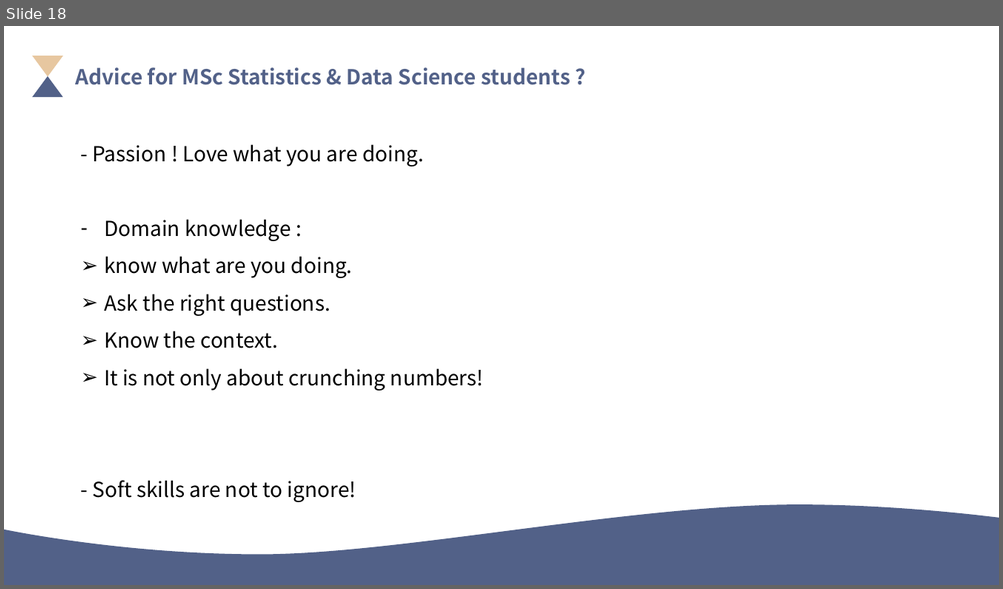
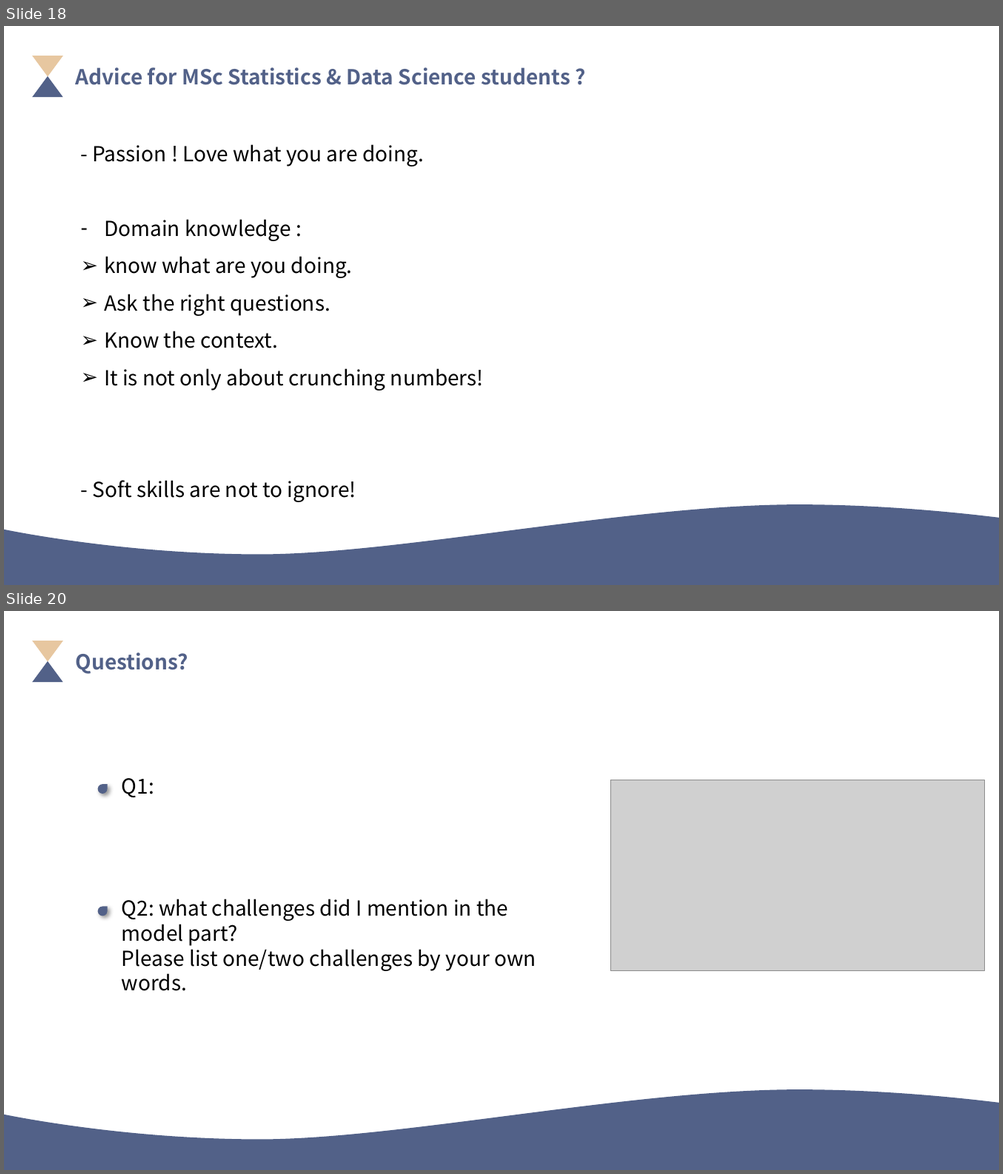
Before and after one commit to xanalee/lu_learning_materials, a slide deck: Statistics and Data Science in Practice/Work&Model&Academia.pptx. Shown one above the other, each under a label of ours: slide 18 before the commit, slides 18 and 20 after it; the slides between them are not shown. The pictures are 1003x589 and 1003x1174 pixels, drawn with LibreOffice and Linux fonts; fonts in the diff are those of the drawing; grey boxes stand for pictures. Boxes give left, top, right and bottom in pixels: in the first picture for what was removed or moved away, otherwise in the second. Text is boxed around its words. In the diff, an @@ line names an element or a change of style, - is before the commit and + after.

```diff
--- a/Statistics and Data Science in Practice/Work&Model&Academia.pptx
+++ b/Statistics and Data Science in Practice/Work&Model&Academia.pptx
@@ slide 20 added at box(4, 611, 999, 1170), background #FFFFFF @@
@@ triangle added at box(32, 641, 63, 662), fill #E7C7A0 @@
@@ text added at box(76, 652, 188, 674), 20 pt, text #526188, bold @@
+Questions?
@@ triangle added at box(32, 661, 63, 682), fill #526188 @@
@@ teardrop added at box(98, 784, 108, 794), fill #526188 @@
@@ text added at box(122, 778, 154, 797), 20 pt, text #000000 @@
+Q1:
@@ picture added at box(611, 780, 984, 971) @@
@@ text added at box(122, 899, 536, 991), 20 pt, text #000000 @@
+Q2: what challenges did I mention in the model part?
+Please list one/two challenges by your own words.
@@ teardrop added at box(98, 906, 108, 916), fill #526188 @@
@@ freeform shape added at box(4, 1090, 999, 1170), fill #526188 @@
```
Also in this commit, not shown: 1 slide changed.
